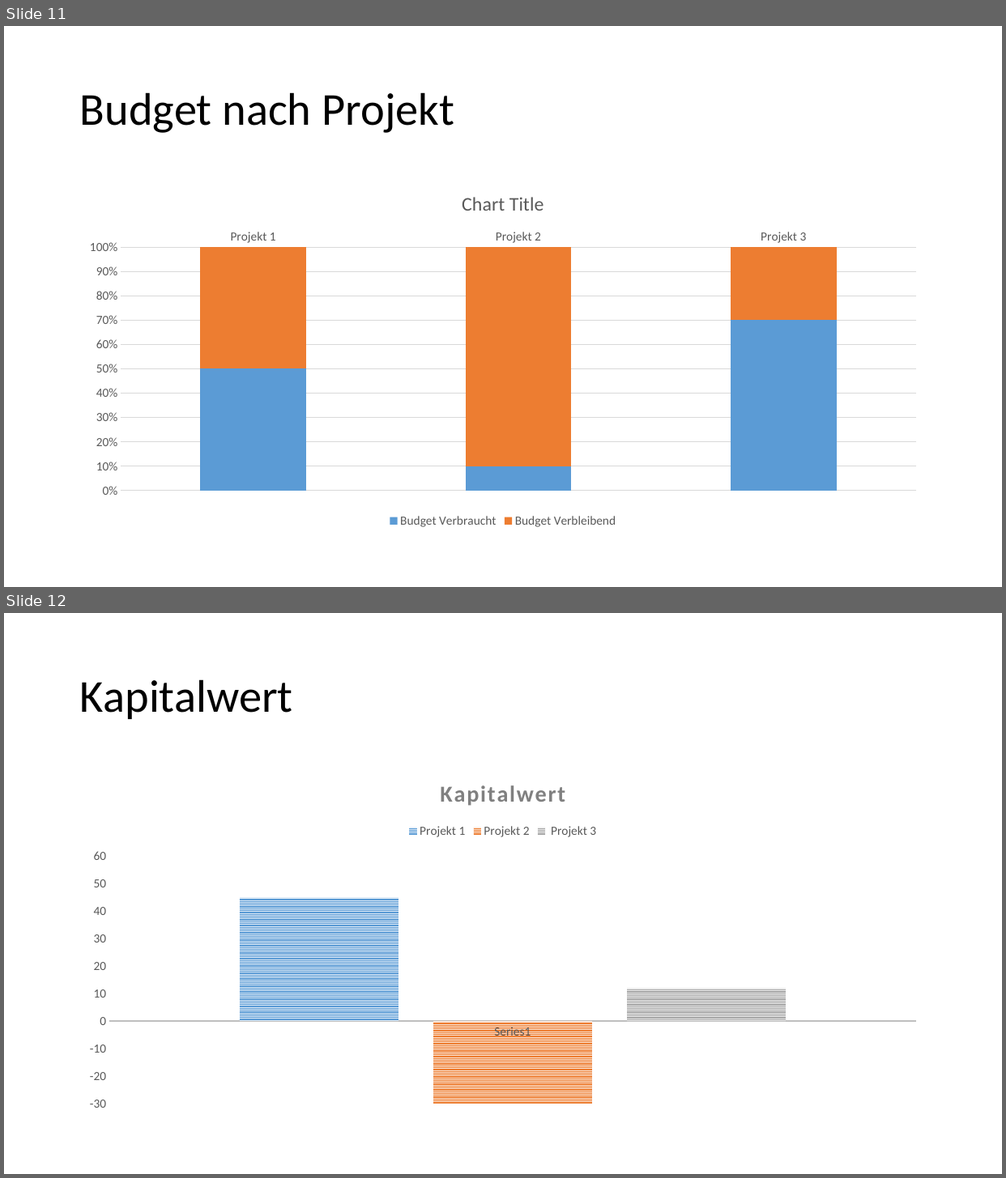
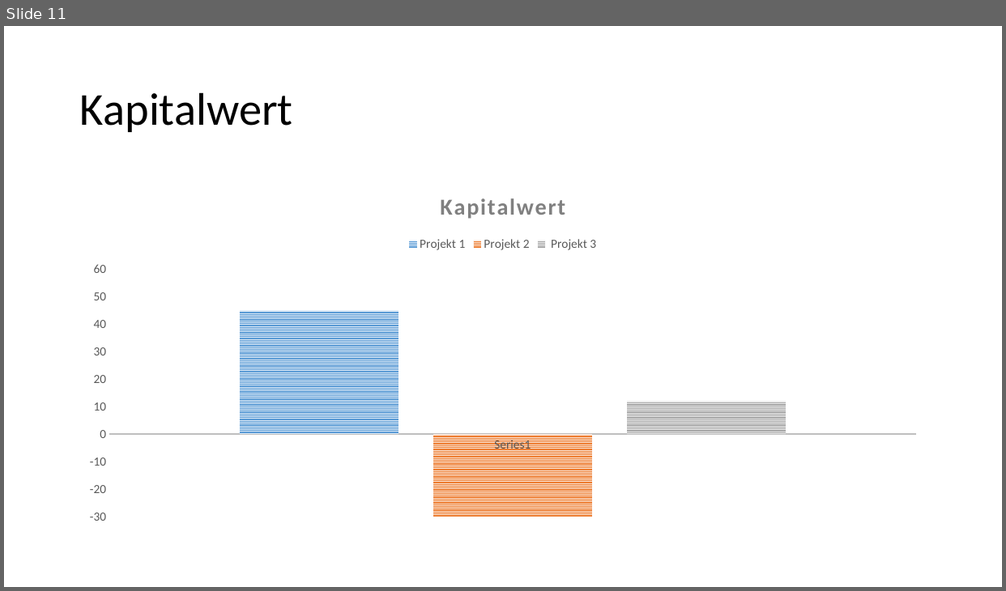
Before and after one commit to Masterarth/PM, a slide deck: documents/projectmanagement/3_Planung/Statistik_Diagramme.pptx. Shown one above the other, each under a label of ours: slides 11 and 12 before the commit, slide 11 after it. The pictures are 1006x1178 and 1006x591 pixels, drawn with LibreOffice and Linux fonts; fonts in the diff are those of the drawing. Boxes give left, top, right and bottom in pixels: in the first picture for what was removed or moved away, otherwise in the second. Text is boxed around its words. In the diff, an @@ line names an element or a change of style, - is before the commit and + after.

```diff
--- a/documents/projectmanagement/3_Planung/Statistik_Diagramme.pptx
+++ b/documents/projectmanagement/3_Planung/Statistik_Diagramme.pptx
@@ slide 11 removed at (4,26,1002,587), background #FFFFFF @@
@@ title removed at (80,92,454,133) @@
-Budget nach Projekt
@@ column stacked chart removed at (73,176,934,532) @@
-categories: Projekt 1, Projekt 2, Projekt 3
-Budget Verbraucht: 0.5, 0.1, 0.7
-Budget Verbleibend: 0.5, 0.9, 0.3
@@ what was slide 12 is now slide 11 @@
```
Also in this commit, not shown: 2 slides changed, 2 slides added, 1 other slide removed.
